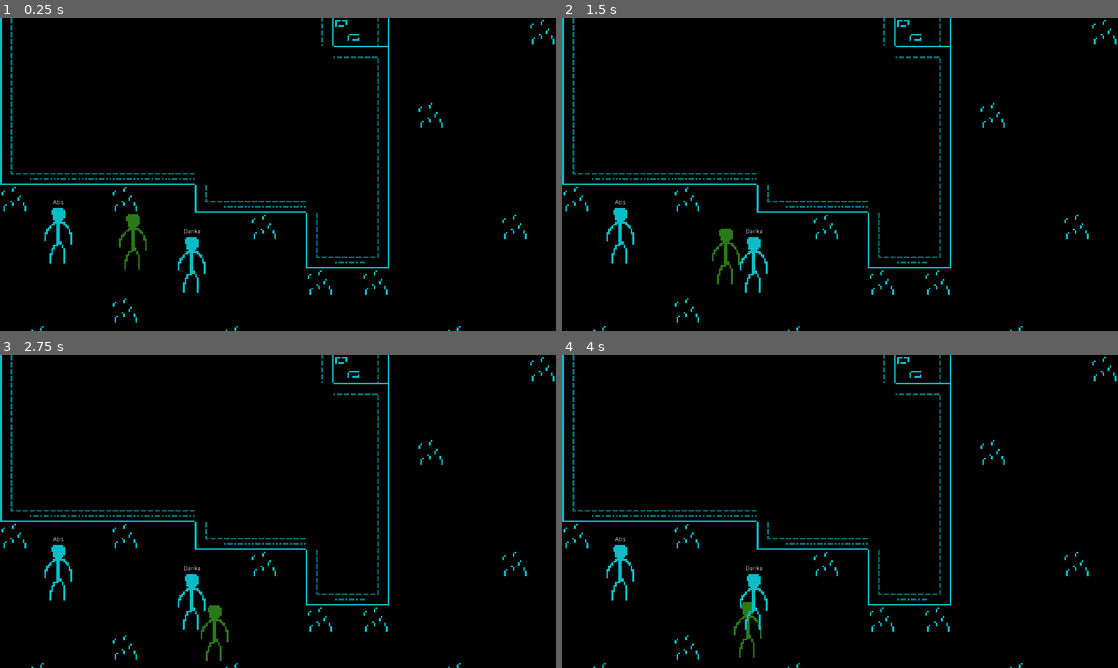
Above: before the commit, frames 1-4 (two rows, left to right).
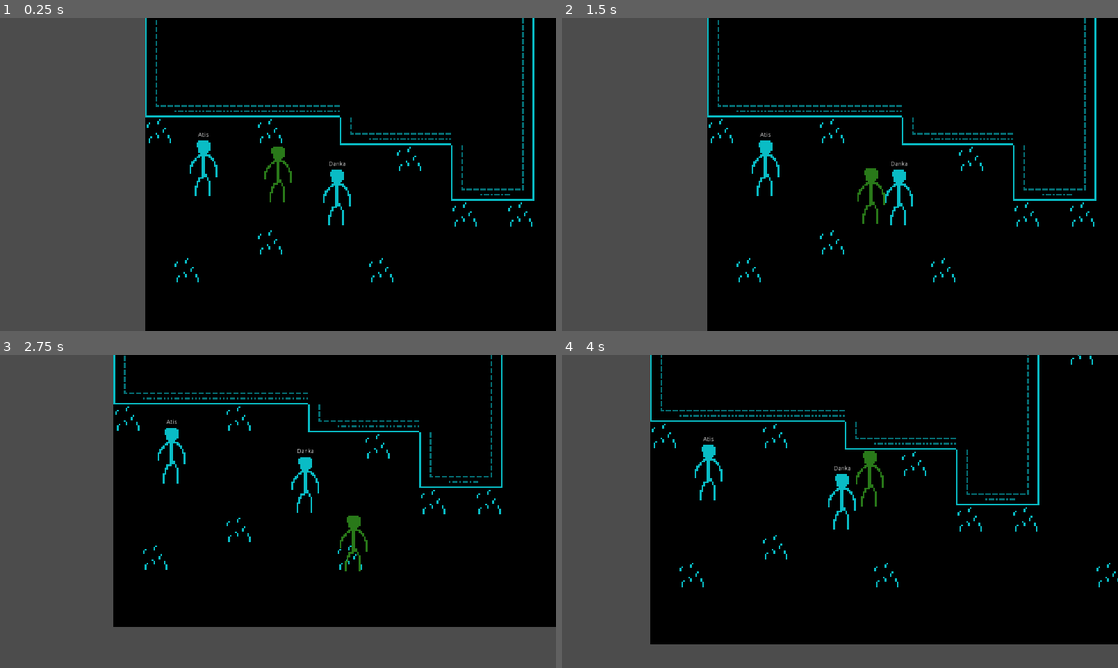
Above: after the commit, the same moments.

Repository: Katamori/a-billion-sounds
Game: Godot game, scene res://Main.tscn
The game is run twice, just before and just after one commit, with the same random seed, the same clock (stepped at 60 frames per second) and the same inputs.
Inputs:
- Up to frame 1 (0.25 s): no input
- Up to frame 2 (1.5 s): tap Enter at 0.5 s; hold D (move_right) 0.53-1.28 s; tap Space at 1.25 s; hold S (move_down) from 1.28 s (still down)
- Up to frame 3 (2.75 s): release S (move_down) at 2.03 s; hold D (move_right) from 2.03 s (still down)
- Up to frame 4 (4 s): release D (move_right) at 2.78 s; hold W (move_up) 2.78-3.53 s; hold A (move_left) from 3.53 s (still down)

The runs differ from the first frame. In frame 1, 30% of the frame differs, in the area x 0-100%, y 0-100%; in frame 2, 31%; in frame 3, 35%; in frame 4, 27%.

Commit message:
add player camera

Diff:
--- a/src/objects/Player.tscn
+++ b/src/objects/Player.tscn
@@ -8,3 +8,15 @@
 
 [node name="Human" parent="." instance=ExtResource( 1 )]
 modulate = Color( 0.164706, 0.478431, 0.101961, 1 )
+
+[node name="pointer" type="Position2D" parent="Human"]
+
+[node name="camera" type="Camera2D" parent="Human/pointer"]
+scale = Vector2( 0.25, 0.25 )
+current = true
+process_mode = 0
+drag_margin_h_enabled = true
+drag_margin_v_enabled = true
+smoothing_enabled = true
+editor_draw_screen = false
+editor_draw_drag_margin = true
--- a/src/scripts/Player.gd
+++ b/src/scripts/Player.gd
@@ -1,12 +1,11 @@
 extends Node2D
 
-
 # Declare member variables here. Examples:
-# var a = 2
 var move_vector = Vector2(0, 0)
-var SPEED = 10000
+var SPEED = 15000
 
 onready var body = get_node("Human/kinematicBody2D")
+onready var camera_pointer = get_node("Human/pointer")
 
 # Called when the node enters the scene tree for the first time.
 func _ready():
@@ -20,6 +19,8 @@
 # Same as '_process' but with physics.
 func _physics_process(delta):
 	move_fluid(SPEED * delta)
+
+	camera_pointer.set_position(body.get_position())
 	pass
 
 func _input(event):
